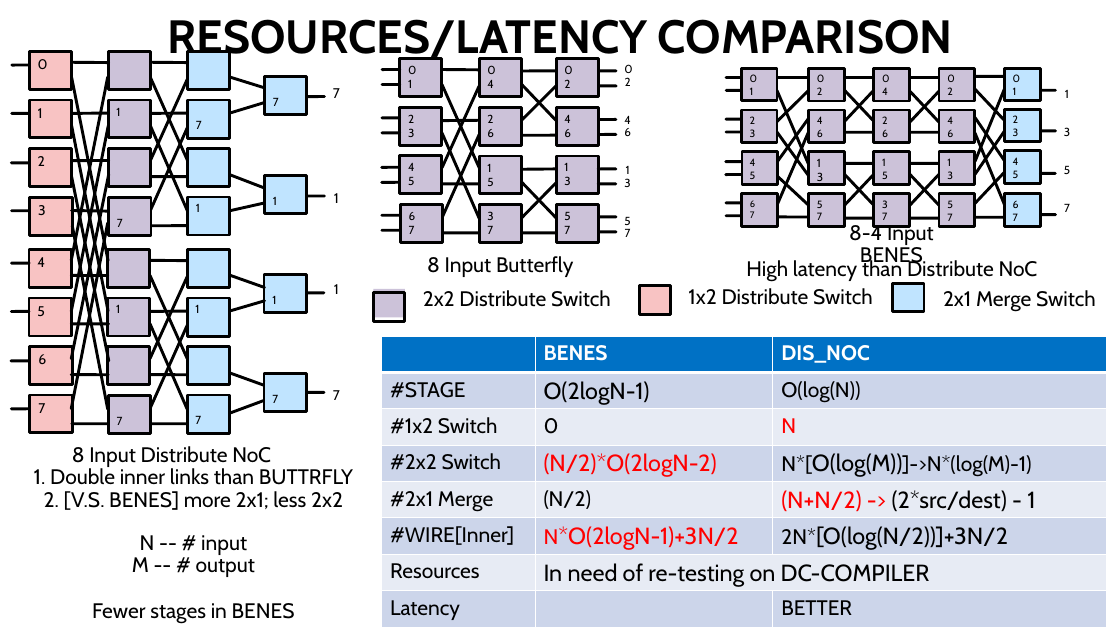
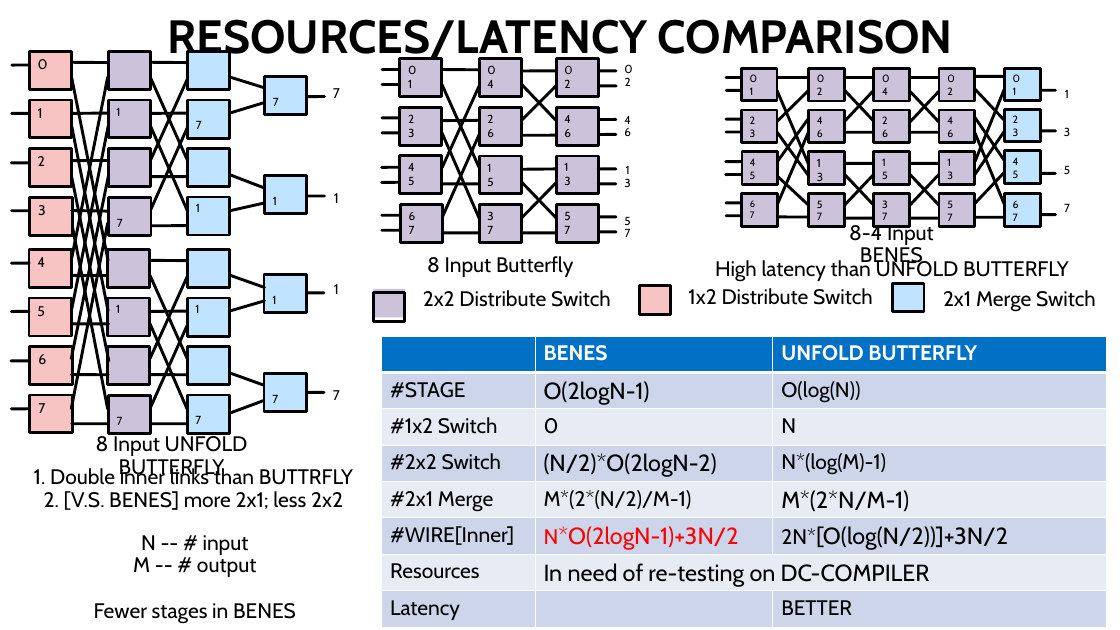
Before and after one commit to georgia-tech-synergy-lab/AcceleratorNoC, a slide deck: slide 32 of microswitch.pptx. Drawn at 1120x630 pixels with LibreOffice and Linux fonts; fonts in the diff are those of the drawing. Boxes give left, top, right and bottom in pixels: in the first picture for what was removed or moved away, otherwise in the second. Text is boxed around its words. In the diff, an @@ line names an element or a change of style, - is before the commit and + after.

```diff
--- a/microswitch.pptx
+++ b/microswitch.pptx
@@ text at <box>715,258,1069,282</box>: text changed @@
-High latency than Distribute NoC
+High latency than UNFOLD BUTTERFLY
@@ table at <box>381,336,1107,628</box> @@
-row 1, column 3: DIS_NOC
+row 1, column 3: UNFOLD BUTTERFLY
-row 4, column 3: N*[O(log(M))]->N*(log(M)-1)
+row 4, column 3: N*(log(M)-1)
-row 5, column 2: (N/2)
+row 5, column 2: M*(2*(N/2)/M-1)
-row 5, column 3: (N+N/2) -> (2*src/dest) - 1
+row 5, column 3: M*(2*N/M-1)
@@ text colour #FF0000 to #000000 in "N", "(N/2)*O(2logN-2)" @@
@@ text at <box>96,433,248,480</box>: text changed @@
-8 Input Distribute NoC
+8 Input UNFOLD BUTTERFLY
```
Also in this commit, not shown: 6 other slides changed, 40 other files.
